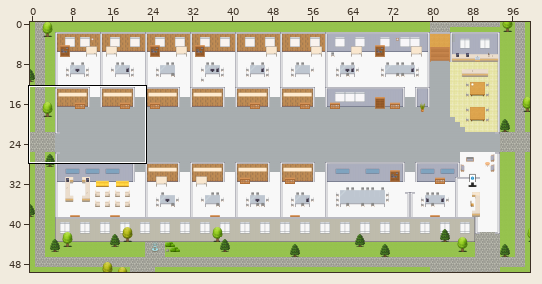
Two states of a Tiled map (JSON), maps/CH-Product-Experience-Platform.tmj. The first picture is a wide view before the edit; the outline marks the close-up.
Close-up. Earlier state:
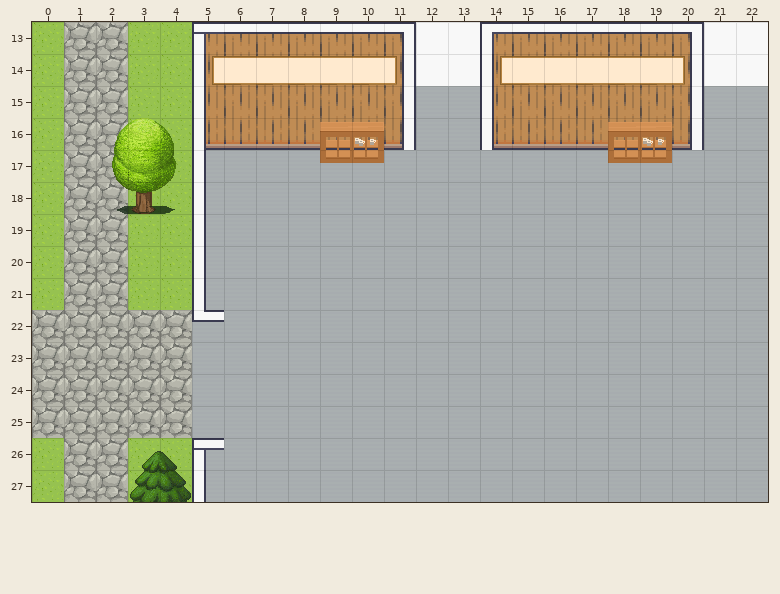
Cells are 32x32 px. Shown: x 0..22, y 13..27. The commit also changed other parts of the map, which this record leaves out.
The result:
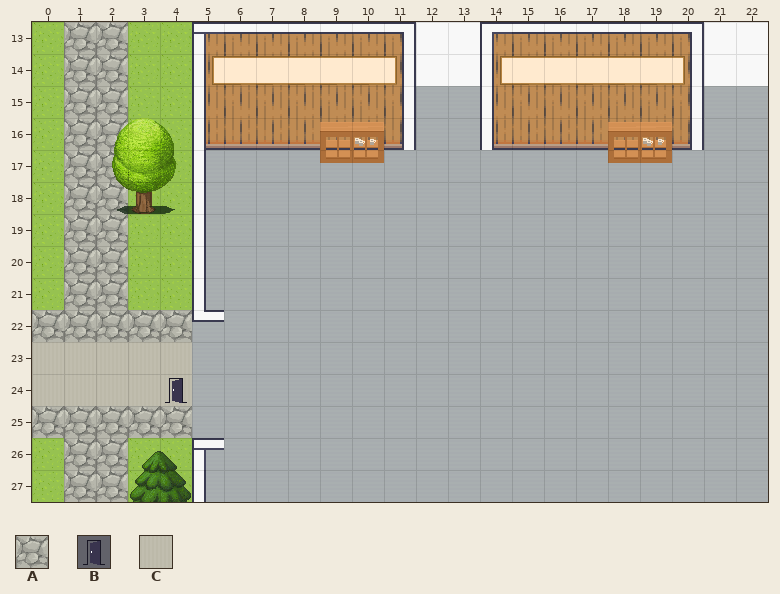
Key: from "Exterior": A 638; from "User_Zones": B 65; from "room2": C 328.
_ is an empty cell.
From old to new:
Layer "outside":
y 23..24: x 0..4 AAAAA -> CCCCC
Layer "zones":
y 24: x 4 _ -> B
